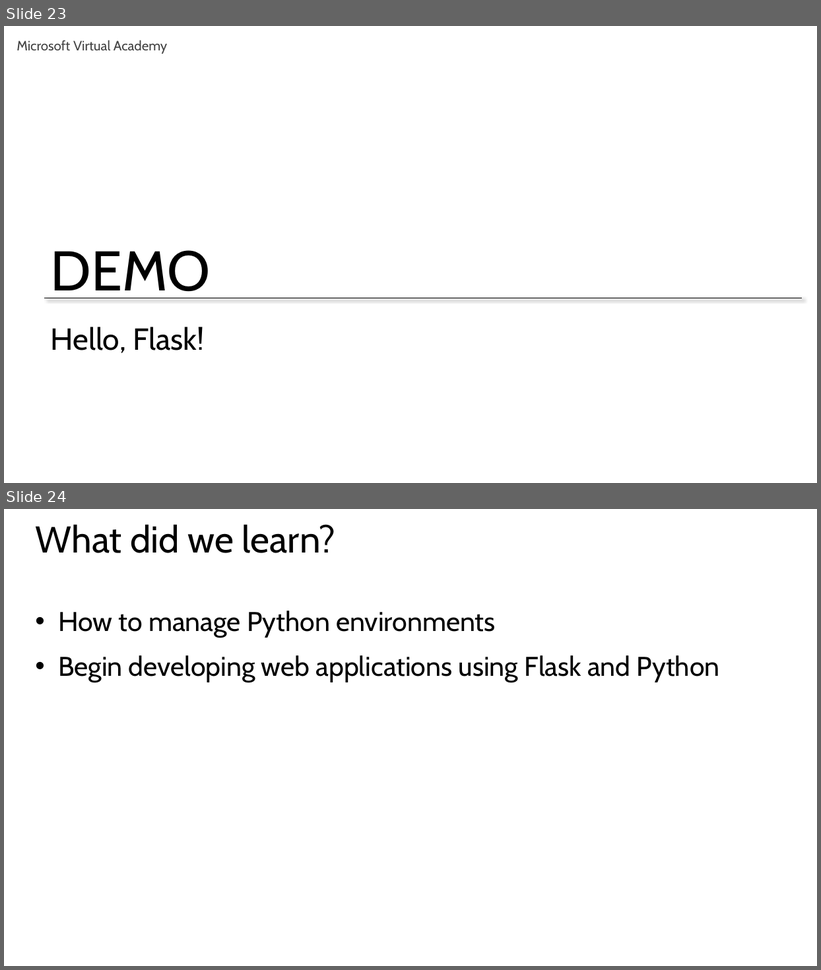
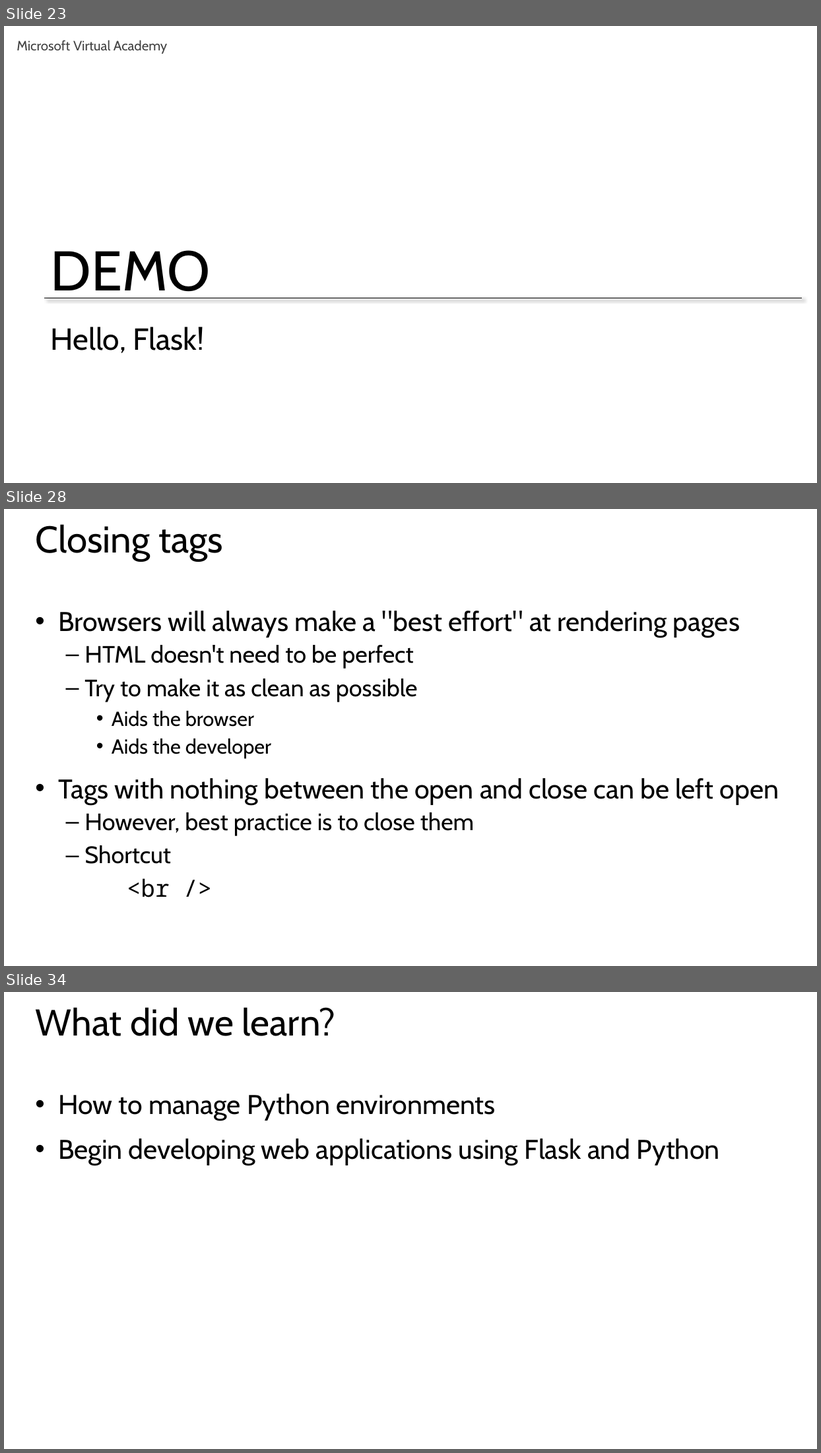
Before and after one commit to GeekTrainer/Flask, a slide deck: Slides/Module 1 - Introduction to Flask.pptx. Shown one above the other, each under a label of ours: slides 23 and 24 before the commit, slides 23, 28 and 34 after it; the slides between them are not shown. The pictures are 821x970 and 821x1453 pixels, drawn with LibreOffice and Linux fonts; fonts in the diff are those of the drawing. Boxes give left, top, right and bottom in pixels: in the first picture for what was removed or moved away, otherwise in the second. Text is boxed around its words. In the diff, an @@ line names an element or a change of style, - is before the commit and + after.

```diff
--- a/Slides/Module 1 - Introduction to Flask.pptx
+++ b/Slides/Module 1 - Introduction to Flask.pptx
@@ slide 28 added at box(4, 509, 817, 966), background #FFFFFF @@
@@ title added at box(36, 524, 223, 561), 44 pt, text #000000 @@
+Closing tags
@@ text added at box(58, 611, 779, 898), 32 pt, text #000000 @@
+• Browsers will always make a "best effort" at rendering pages
+  – HTML doesn't need to be perfect
+  – Try to make it as clean as possible
+    • Aids the browser
+    • Aids the developer
+• Tags with nothing between the open and close can be left open
+  – However, best practice is to close them
+  – Shortcut
+  <br />
@@ what was slide 24 is now slide 34 @@
```
Also in this commit, not shown: 1 slide changed, 9 other slides added, 1 other file.
